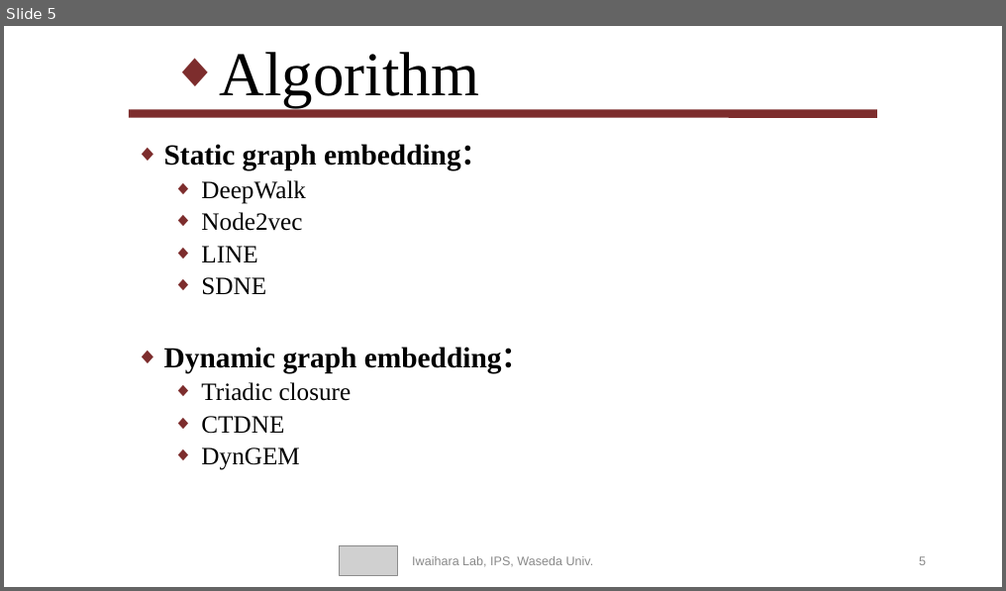
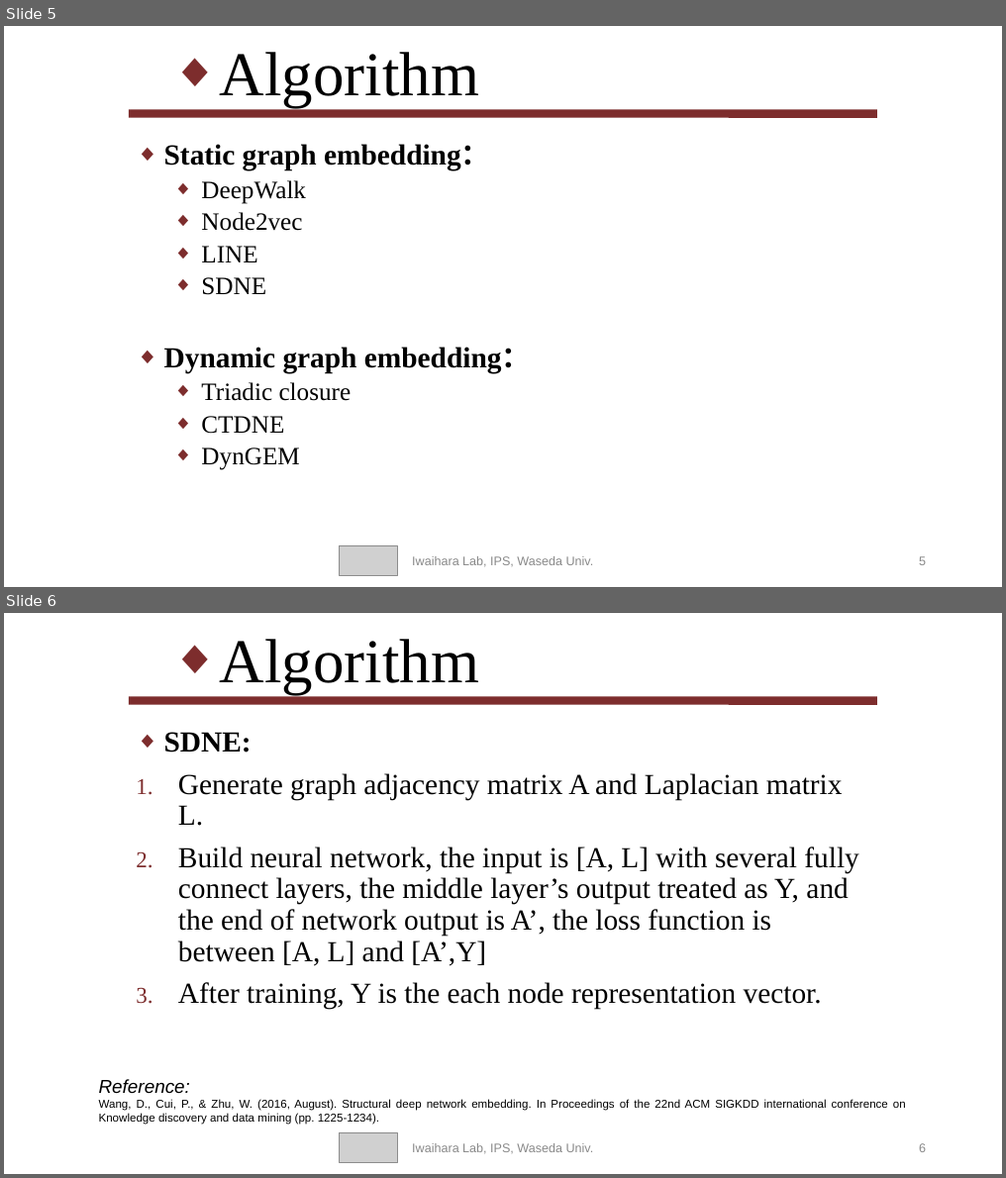
Before and after one commit to f1rstb100d/greedy, a slide deck: MaJiaji_20200604 - 副本.pptx. Shown one above the other, each under a label of ours: slide 5 before the commit, slides 5 and 6 after it. The pictures are 1006x591 and 1006x1178 pixels, drawn with LibreOffice and Linux fonts; fonts in the diff are those of the drawing; grey boxes stand for pictures. Boxes give left, top, right and bottom in pixels: in the first picture for what was removed or moved away, otherwise in the second. Text is boxed around its words. In the diff, an @@ line names an element or a change of style, - is before the commit and + after.

```diff
--- a/MaJiaji_20200604 - 副本.pptx
+++ b/MaJiaji_20200604 - 副本.pptx
@@ slide 6 added at [4, 613, 1002, 1174], background #FFFFFF @@
@@ title added at [220, 639, 479, 694], 60 pt, text #000000 @@
+◆ Algorithm
@@ line added from (129, 700) to (877, 700), #7D2D2D 8 pt @@
@@ text added at [164, 732, 858, 1010], 28 pt, text #000000 @@
+◆ SDNE:
+1. Generate graph adjacency matrix A and Laplacian matrix L.
+2. Build neural network, the input is [A, L] with several fully connect layers, the middle layer’s output treated as Y, and the end of network output is A’, the loss function is between [A, L] and [A’,Y]
+3. After training, Y is the each node representation vector.
@@ text added at [99, 1079, 906, 1125], 11 pt, text #000000 @@
+Reference:
+Wang, D., Cui, P., & Zhu, W. (2016, August). Structural deep network embedding. In Proceedings of the 22nd ACM SIGKDD international conference on Knowledge discovery and data mining (pp. 1225-1234).
@@ picture added at [340, 1133, 398, 1162] @@
@@ text added at [412, 1144, 594, 1155], 12 pt, text #898989 @@
+Iwaihara Lab, IPS, Waseda Univ.
@@ page number added at [919, 1144, 926, 1153], 12 pt, text #898989 @@
+6
```
Also in this commit, not shown: 4 slides changed, 2 other slides added, 1 slide removed.
